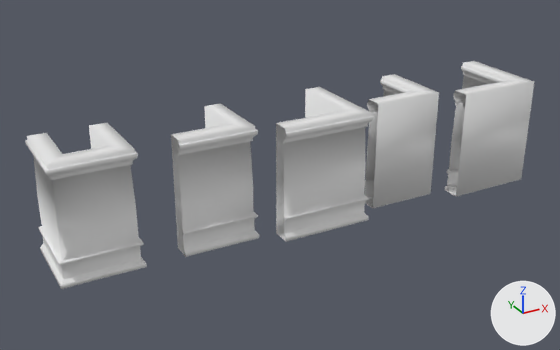
A saved change to the FBX model Assets/Meshes/LP_Wall_Angle_Out_Int_3M.fbx.
Camera for both pictures: a 50 mm lens placed at (-10.92, -17.51, 9.37), pointed at (-1.89, -1.08, 1.15). Lighting does not change. The marker at lower right points along +X, +Y and +Z. The older version comes first.

The older version as bpy lines, for what is in view:
```python
me_cube_001 = bpy.data.meshes.new('Cube.001')
me_cube_001.from_pydata(...)  # 191 vertices, 164 faces; spans x -1.01..1.01, y -2.01..0.0, z 0.0..3.0
me_cube_022 = bpy.data.meshes.new('Cube.022')
me_cube_022.from_pydata(...)  # 108 vertices, 81 faces; spans x -2.0..0.0, y -2.0..0.0, z 0.0..3.0
me_cube_026 = bpy.data.meshes.new('Cube.026')
me_cube_026.from_pydata(...)  # 108 vertices, 81 faces; spans x -2.5..0.0, y -2.5..0.0, z 0.0..3.0
me_cube_031 = bpy.data.meshes.new('Cube.031')
me_cube_031.from_pydata(...)  # 109 vertices, 82 faces; spans x -1.5..0.51, y -2.01..0.0, z 0.0..3.0
me_cube_062 = bpy.data.meshes.new('Cube.062')
me_cube_062.from_pydata(...)  # 109 vertices, 81 faces; spans x -2.0..0.51, y -2.51..0.0, z 0.0..3.0
ob_lp_wall_angle_in_ext_3m = bpy.data.objects.new('LP_Wall_Angle_In_Ext_3M', me_cube_031)
ob_lp_wall_angle_in_ext_3m.location = (-3.5, 0.0, 0.0)
ob_lp_wall_angle_in_int_3m = bpy.data.objects.new('LP_Wall_Angle_In_Int_3M', me_cube_022)
ob_lp_wall_angle_in_int_3m.location = (2.5, 0.0, 0.0)
ob_lp_wall_angle_out_ext_3m = bpy.data.objects.new('LP_Wall_Angle_Out_Ext_3M', me_cube_062)
ob_lp_wall_angle_out_ext_3m.location = (-0.5, 0.0, 0.0)
ob_lp_wall_angle_out_int_3m = bpy.data.objects.new('LP_Wall_Angle_Out_Int_3M', me_cube_026)
ob_lp_wall_angle_out_int_3m.location = (5.5, 0.0, 0.0)
ob_lp_wall_u_3m = bpy.data.objects.new('LP_Wall_U_3M', me_cube_001)
ob_lp_wall_u_3m.location = (-7.0, 0.0, 0.0)
```
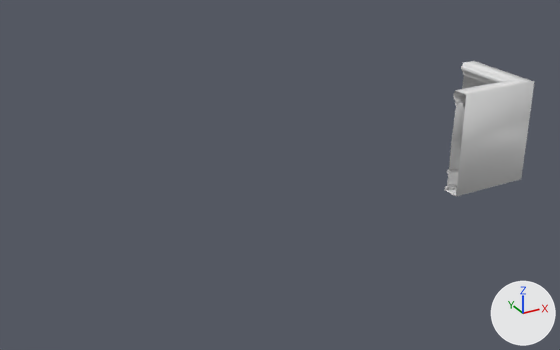
Commit message: Adjust walls

Where the newer file only moved an object's origin or applied its transform, the numbers keep the older frame.

Location of each change, [x1, y1, x2, y2] in pixels of the pictures (560 x 350 px):
'LP_Wall_U_3M', deleted
    before: [25, 123, 147, 289]
'LP_Wall_Angle_Out_Ext_3M', deleted
    before: [276, 87, 374, 242]
'LP_Wall_Angle_In_Ext_3M', deleted
    before: [171, 104, 259, 257]
'LP_Wall_Angle_In_Int_3M', deleted
    before: [365, 74, 439, 208]

The change, as a list of edits to the scene's bpy script:
```text
Remove ob_lp_wall_angle_out_ext_3m:
    ob_lp_wall_angle_out_ext_3m = bpy.data.objects.new('LP_Wall_Angle_Out_Ext_3M', me_cube_062)
    ob_lp_wall_angle_out_ext_3m.location = (-0.5, 0.0, 0.0)
Remove ob_lp_wall_u_3m:
    ob_lp_wall_u_3m = bpy.data.objects.new('LP_Wall_U_3M', me_cube_001)
    ob_lp_wall_u_3m.location = (-7.0, 0.0, 0.0)
Remove ob_lp_wall_angle_in_ext_3m:
    ob_lp_wall_angle_in_ext_3m = bpy.data.objects.new('LP_Wall_Angle_In_Ext_3M', me_cube_031)
    ob_lp_wall_angle_in_ext_3m.location = (-3.5, 0.0, 0.0)
Remove ob_lp_wall_angle_in_int_3m:
    ob_lp_wall_angle_in_int_3m = bpy.data.objects.new('LP_Wall_Angle_In_Int_3M', me_cube_022)
    ob_lp_wall_angle_in_int_3m.location = (2.5, 0.0, 0.0)
```
